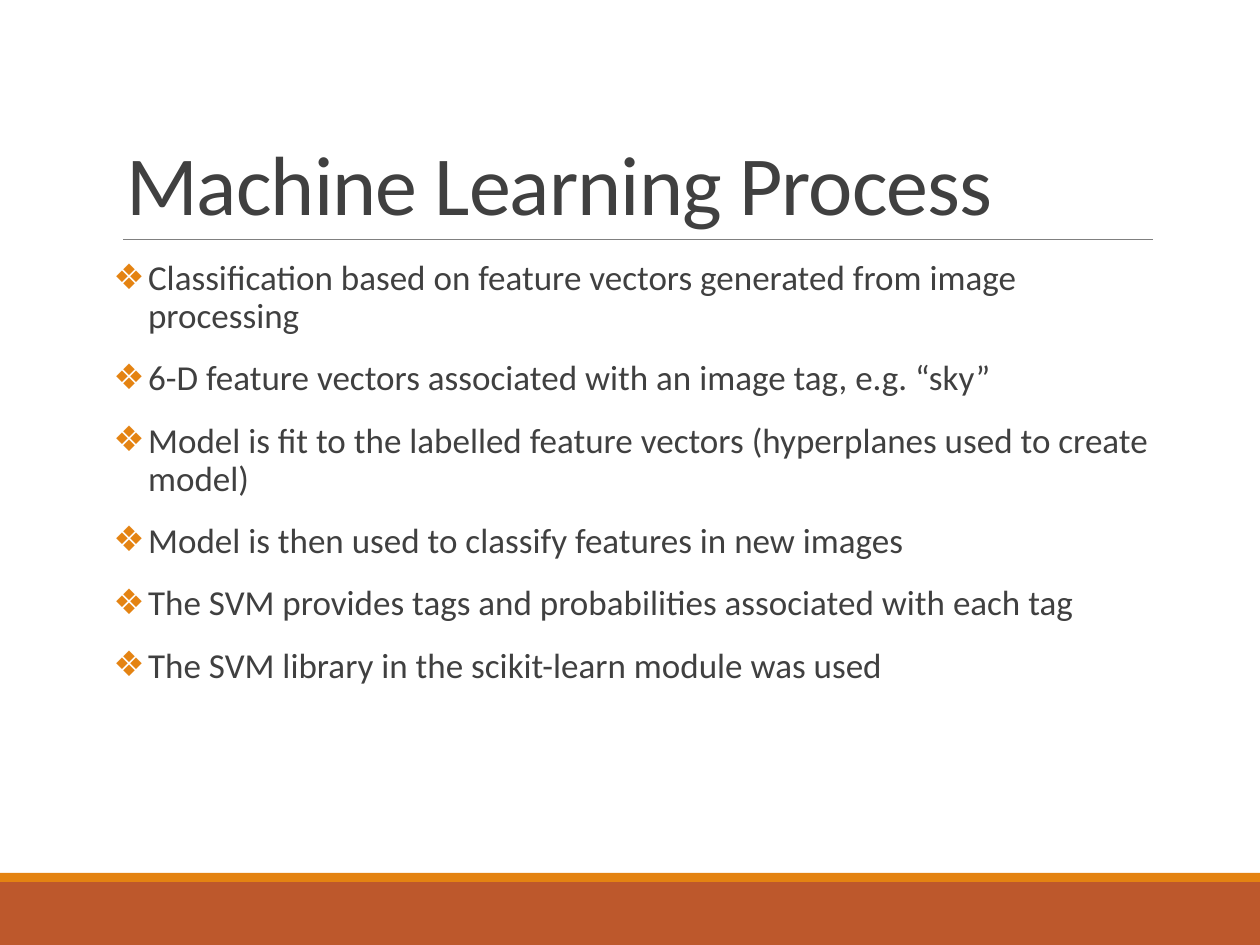
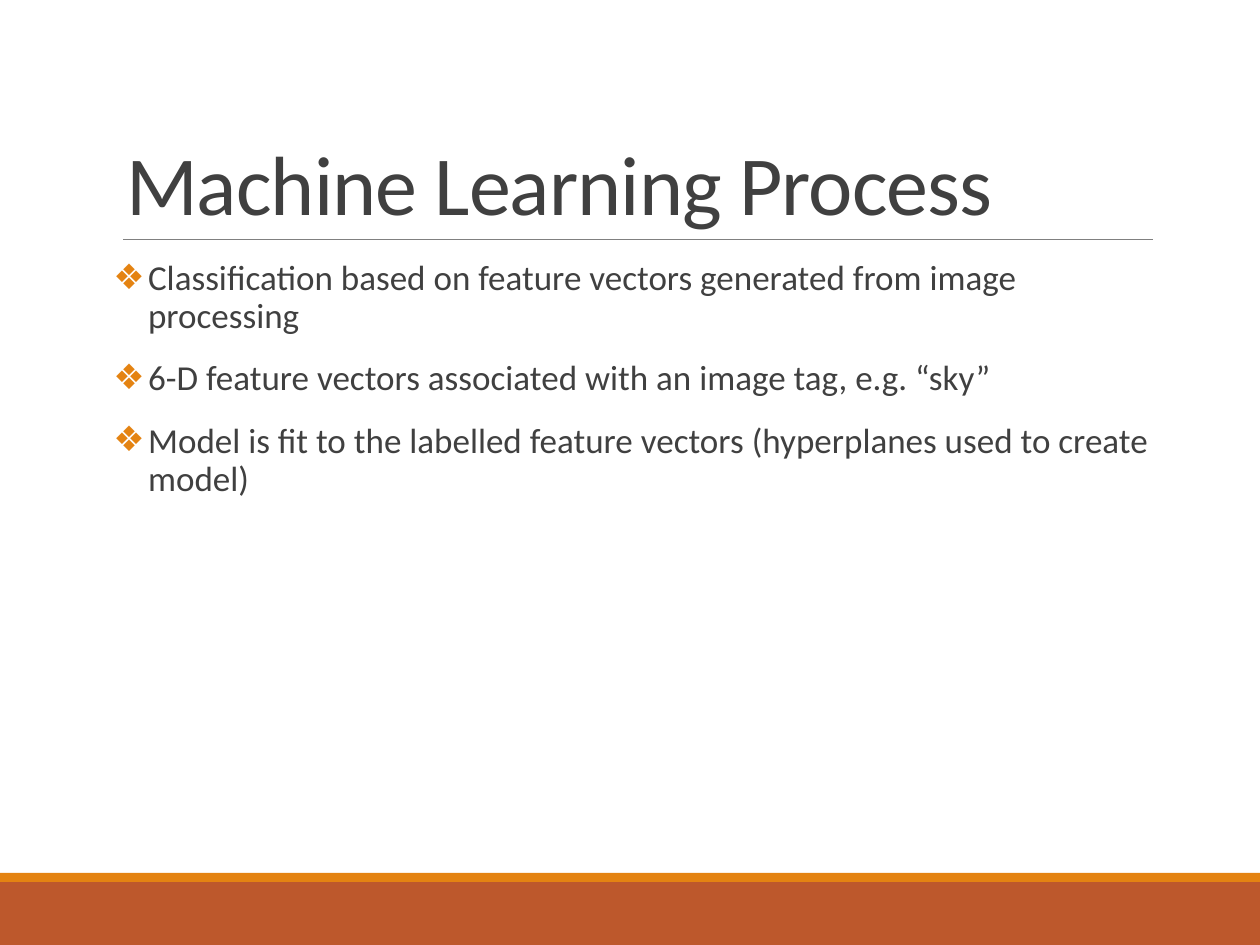
Before and after one commit to somyamohanty/Pixel_Dawgs, a slide deck: slide 15 of Documents/Final Presentation.pptx. Drawn at 1260x945 pixels with LibreOffice and Linux fonts; fonts in the diff are those of the drawing. Boxes give left, top, right and bottom in pixels: in the first picture for what was removed or moved away, otherwise in the second. Text is boxed around its words. In the diff, an @@ line names an element or a change of style, - is before the commit and + after.

```diff
--- a/Documents/Final Presentation.pptx
+++ b/Documents/Final Presentation.pptx
@@ text at <box>148,528,1073,684</box>: paragraphs removed @@
-❖ Model is then used to classify features in new images
-❖ The SVM provides tags and probabilities associated with each tag
-❖ The SVM library in the scikit-learn module was used
```
Also in this commit, not shown: 6 other slides changed, 1 slide added.
